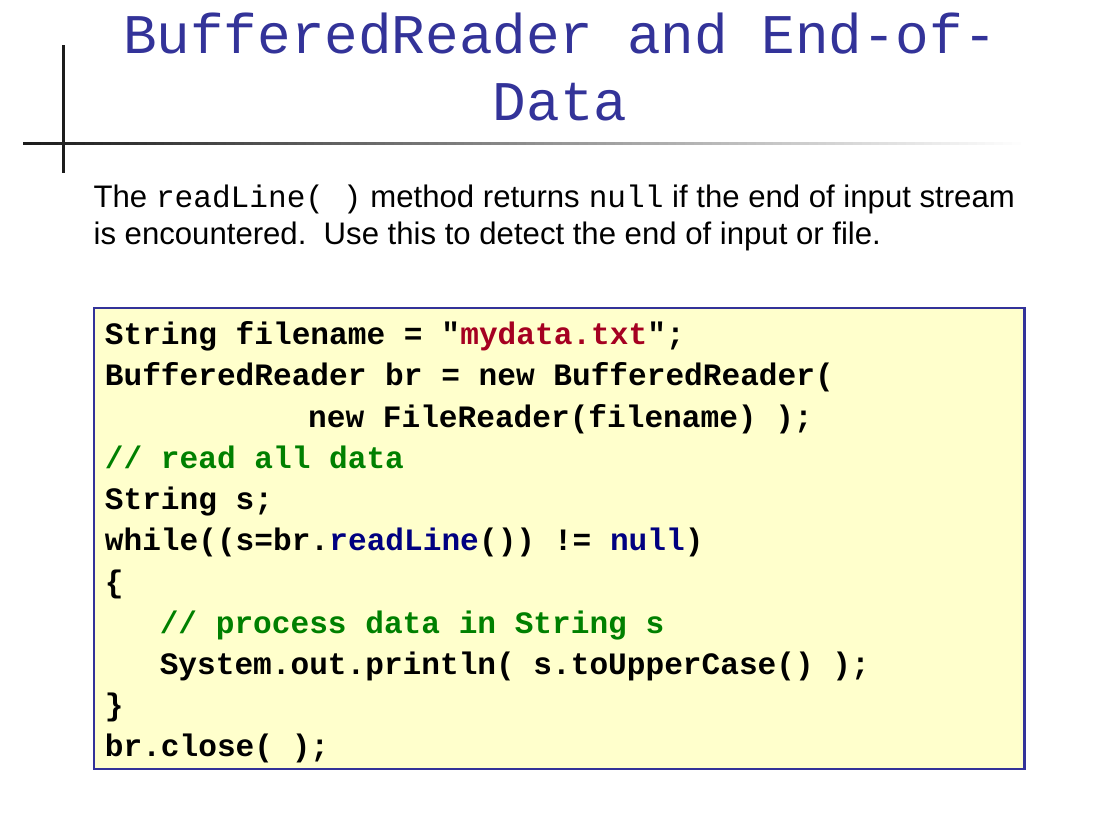
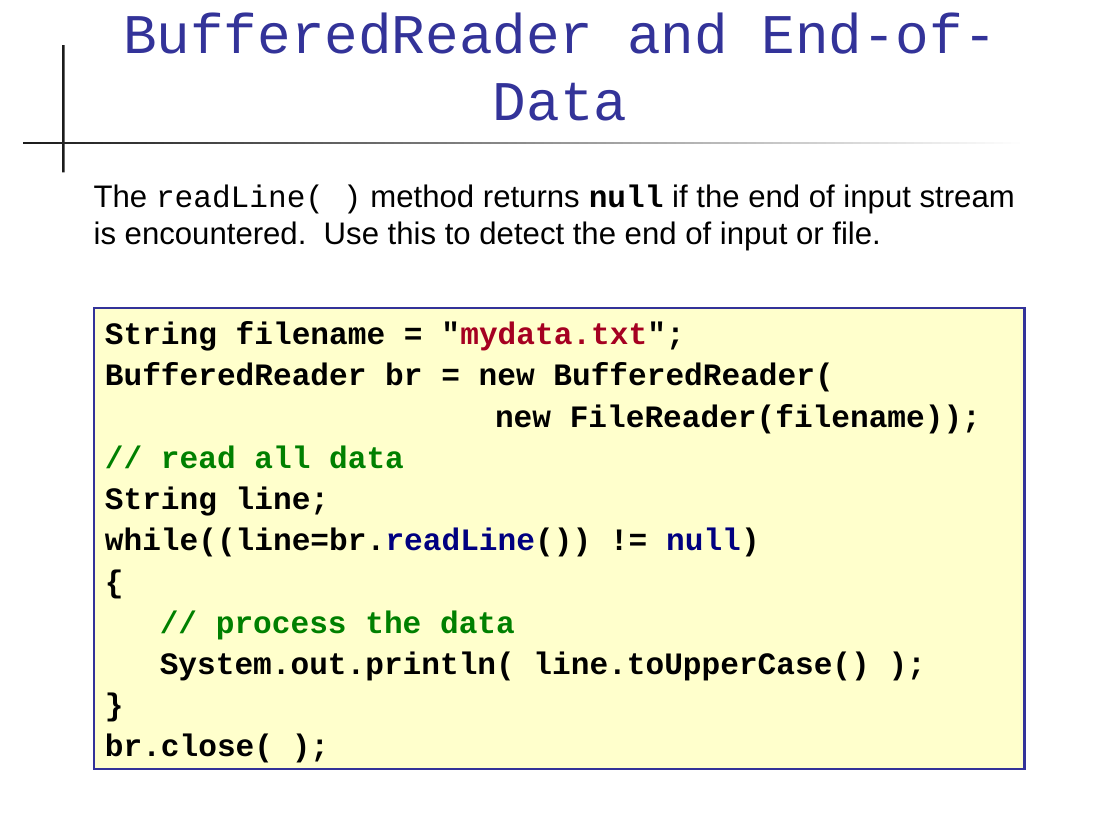
Before and after one commit to skeoop/skeoop.github.io, a slide deck: slide 25 of io/Input-Output.ppt. Drawn at 1120x840 pixels with LibreOffice and Linux fonts; fonts in the diff are those of the drawing. Boxes give left, top, right and bottom in pixels: in the first picture for what was removed or moved away, otherwise in the second. Text is boxed around its words. In the diff, an @@ line names an element or a change of style, - is before the commit and + after.

Commit message:
fix some wording in I/O slides

```diff
--- a/io/Input-Output.ppt
+++ b/io/Input-Output.ppt
@@ text "The readLine( ) method returns ..." at bbox=[94, 184, 1015, 251]: bold on in "null" @@
@@ text in rectangle at bbox=[495, 404, 981, 434]: spaces changed @@
-new FileReader(filename) );
+new FileReader(filename));
@@ text in rectangle at bbox=[105, 487, 760, 557]: text changed @@
-String s;
-while((s=br.readLine()) != null)
+String line;
+while((line=br.readLine()) != null)
@@ text in rectangle at bbox=[160, 610, 869, 681]: text changed @@
-// process data in String s
-System.out.println( s.toUpperCase() );
+// process the data
+System.out.println( line.toUpperCase() );
```
Also in this commit, not shown: 23 other slides changed, 1 slide removed, 1 other file.
